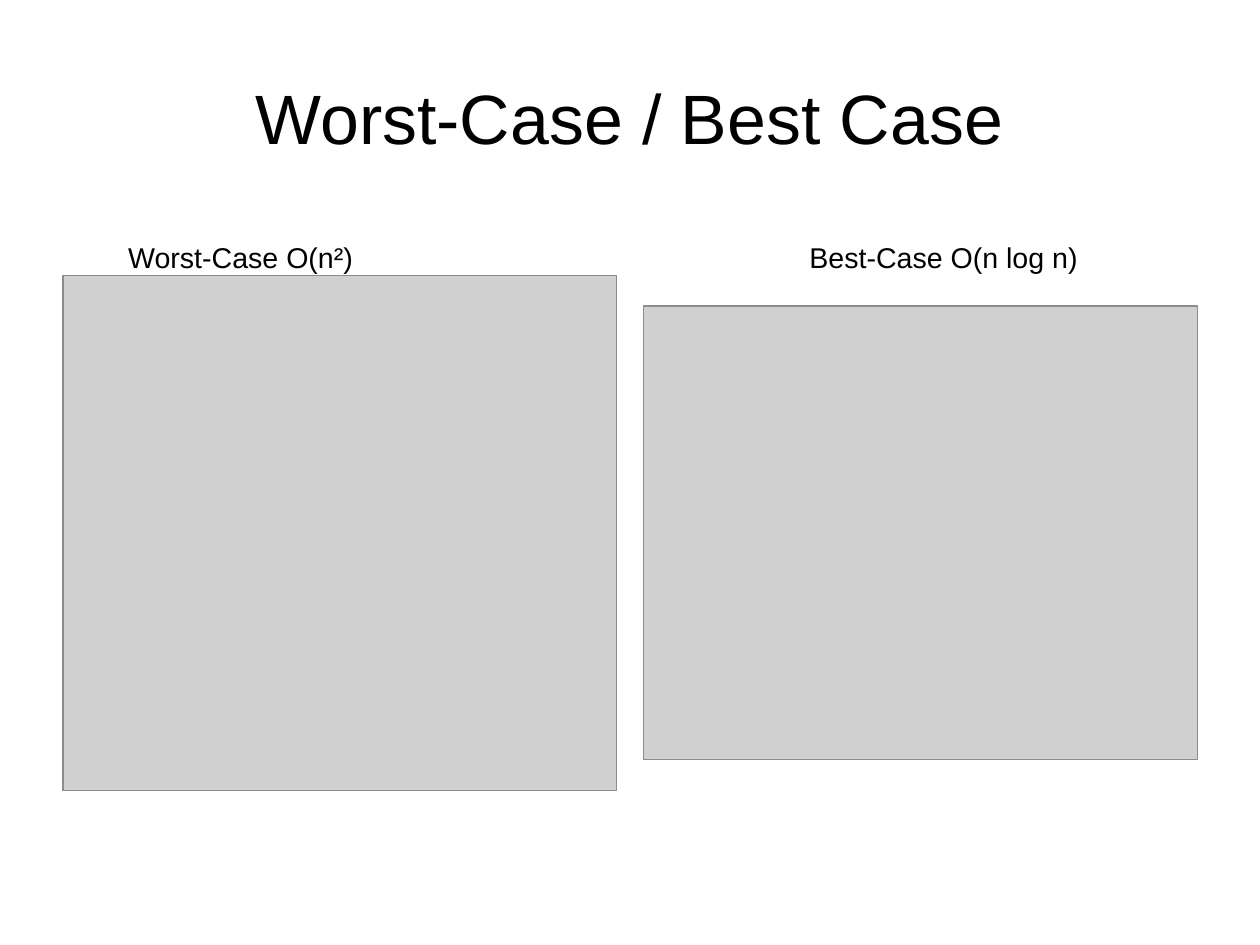
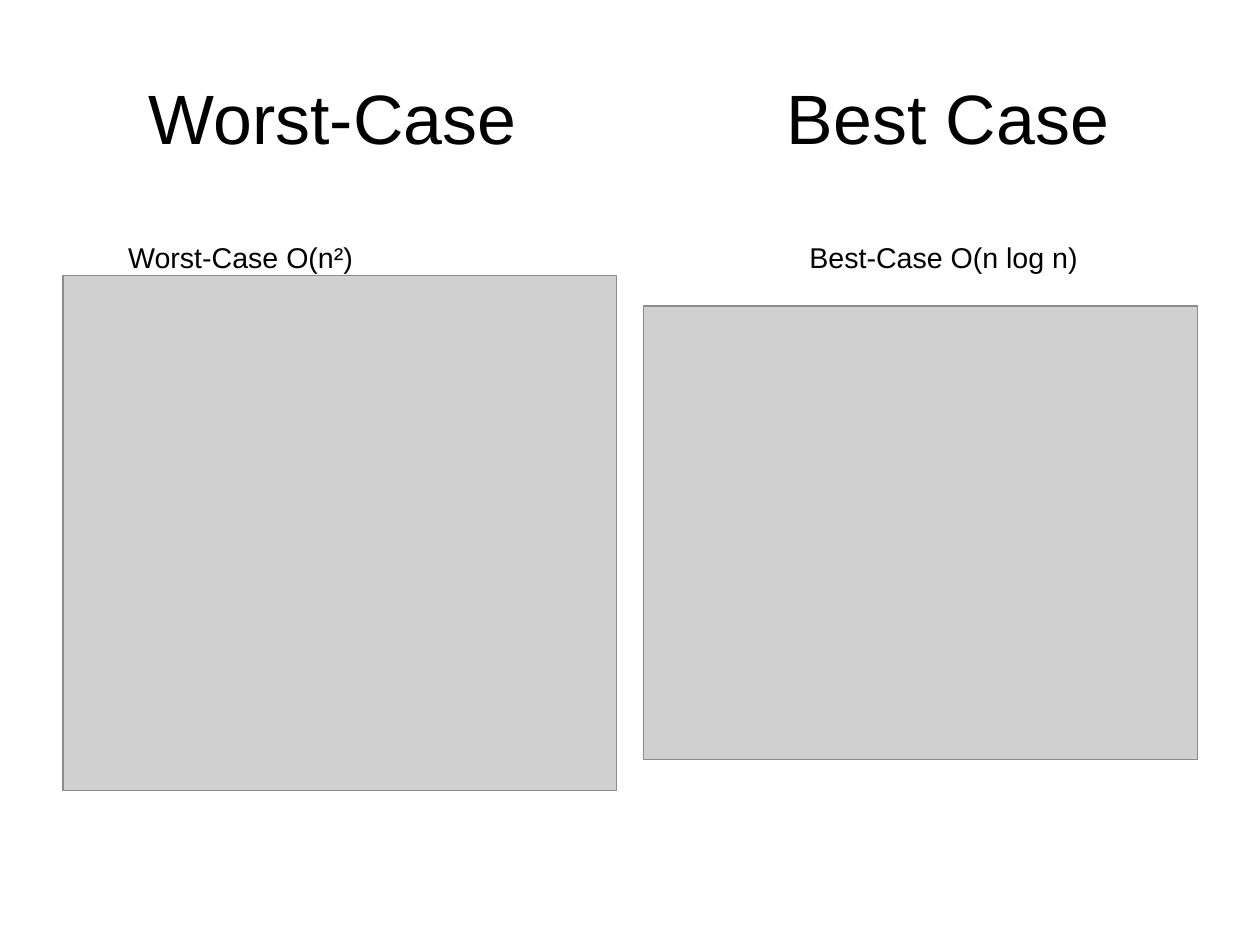
Before and after one commit to hdaTobias/WAI1, a slide deck: slide 5 of Unbenannt 1.odp. Drawn at 1260x945 pixels with LibreOffice and Linux fonts; fonts in the diff are those of the drawing; grey boxes stand for pictures. Boxes give left, top, right and bottom in pixels: in the first picture for what was removed or moved away, otherwise in the second. Text is boxed around its words. In the diff, an @@ line names an element or a change of style, - is before the commit and + after.

```diff
--- a/Unbenannt 1.odp
+++ b/Unbenannt 1.odp
@@ title at (x1=149, y1=95, x2=1109, y2=145): text changed @@
-Worst-Case / Best Case
+Worst-Case Best Case
```
Also in this commit, not shown: 5 other slides changed, 1 slide added, 2 slides removed, 2 other files.
